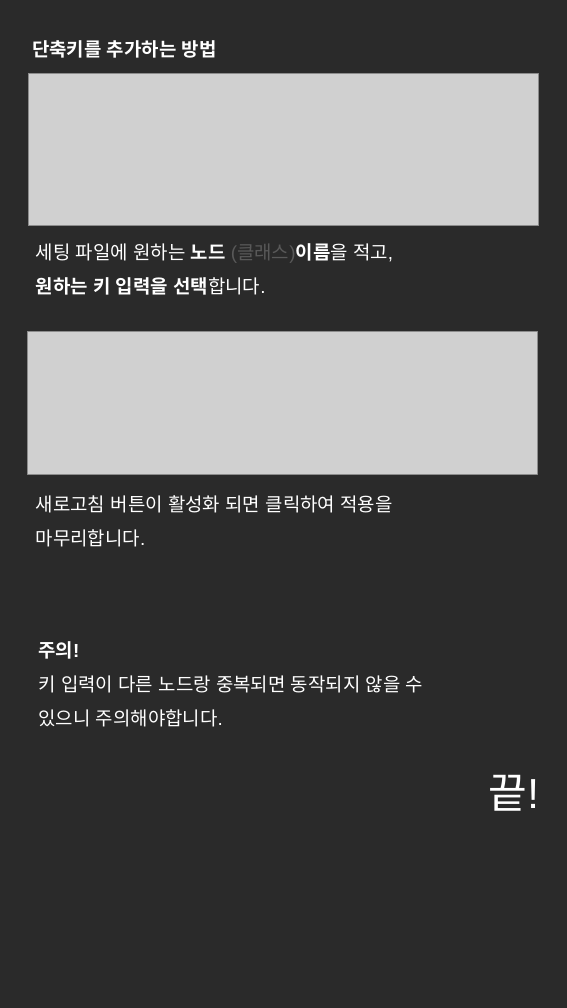
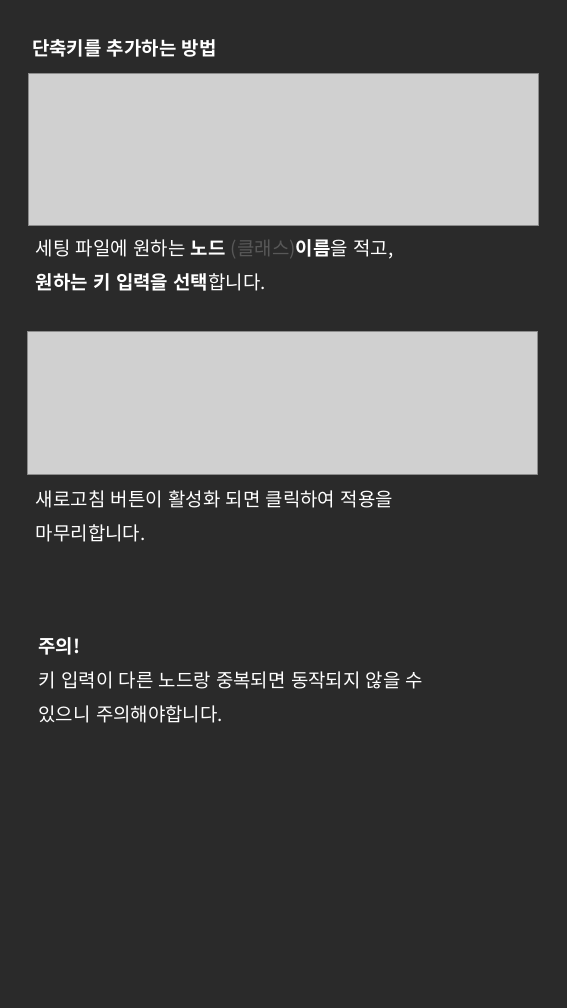
Before and after one commit to NK-Studio/ShaderGraphHotKey, a slide deck: slide 6 of Document KR.pptx. Drawn at 567x1008 pixels with LibreOffice and Linux fonts; fonts in the diff are those of the drawing; grey boxes stand for pictures. Boxes give left, top, right and bottom in pixels: in the first picture for what was removed or moved away, otherwise in the second. Text is boxed around its words. In the diff, an @@ line names an element or a change of style, - is before the commit and + after.

```diff
--- a/Document KR.pptx
+++ b/Document KR.pptx
@@ text at bbox=[36, 239, 393, 291]: text changed; font Arial to Noto Sans CJK KR @@
-세팅 파일에 원하는 노드 (클래스)이름을 적고,
-원하는 키 입력을 선택합니다.
+세팅 파일에 원하는 노드 (클래스)이름을 적고,
+원하는 키 입력을 선택합니다.
@@ text "새로고침 버튼이 활성화 되면 클릭하여 ..." at bbox=[36, 490, 393, 542]: font Arial to Noto Sans CJK KR; indent changed; more space between paragraphs @@
@@ text "주의!" at bbox=[39, 637, 423, 723]: font Arial to Noto Sans CJK KR; indent changed; line spacing 1.5 to 1; more space between paragraphs @@
@@ text removed at bbox=[489, 774, 539, 811] @@
-끝!
```
Also in this commit, not shown: 5 other slides changed, 4 slides added, 2 other files.
